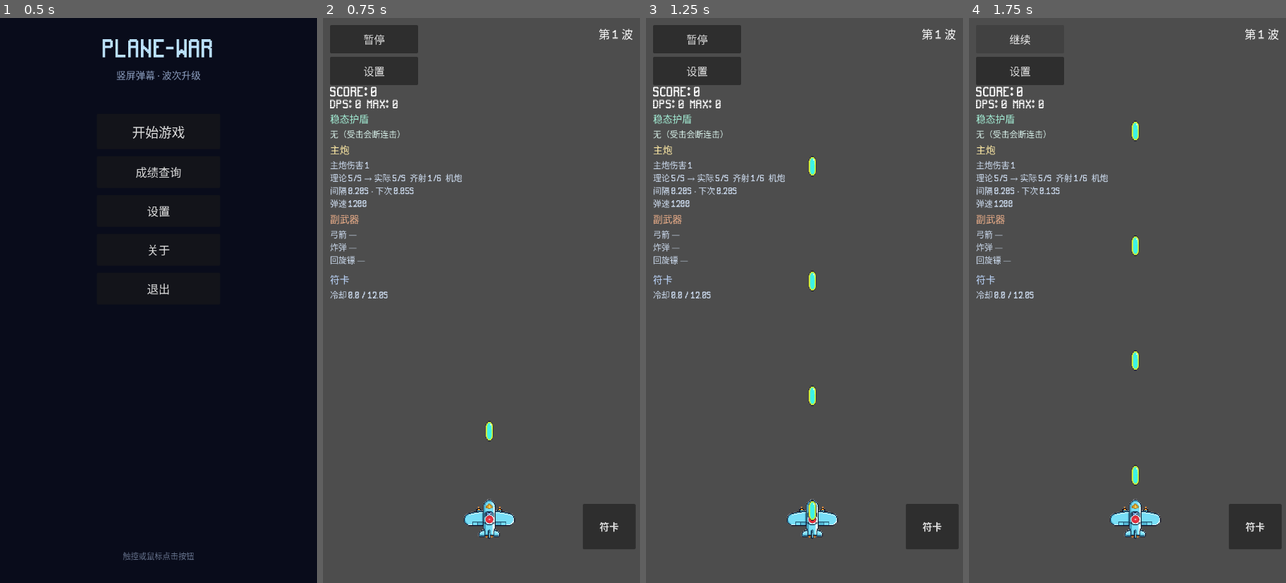
Above: before the commit, frames 1-4 (left to right).
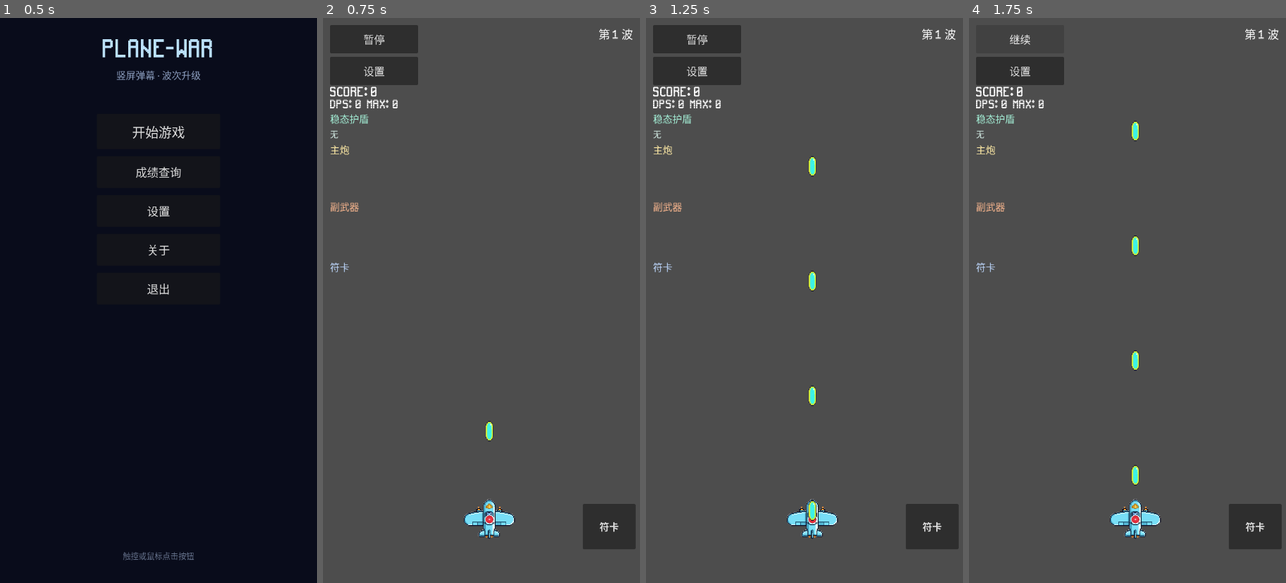
Above: after the commit, the same moments.

Repository: qingzhixing/plane-war
Game: Godot game, scene res://scenes/MainMenu.tscn
The game is run twice, just before and just after one commit, with the same random seed, the same clock (stepped at 60 frames per second) and the same inputs. Sound files missing from this copy of the repository are replaced by a short silence.
Inputs:
- Up to frame 1 (0.5 s): no input
- Up to frame 2 (0.75 s): click "开始游戏" at 0.5 s
- Up to frame 3 (1.25 s): no input
- Up to frame 4 (1.75 s): click "暂停" at 1.25 s

Frame 1 is identical in both runs. In frame 2, 1.2% of the frame differs, in the area x 2-44%, y 19-50%; in frame 3, 1.2%; in frame 4, 1.2%.

Commit message:
🐛 FIX: 射速不再误封顶50/s 连击倍率加快至75
Made-with: Cursor

Diff:
--- a/scripts/hud.gd
+++ b/scripts/hud.gd
@@ -28,6 +28,7 @@
 @onready var _combo_label: Label = %ComboLabel
 @onready var _dps_label: Label = %DpsLabel
 @onready var _shield_stats: Label = %ShieldStatsLabel
+@onready var _overflow_stats: Label = %OverflowStatsLabel
 @onready var _main_gun_stats: RichTextLabel = %MainGunStatsLabel
 @onready var _side_weapon_stats: RichTextLabel = %SideWeaponStatsLabel
 @onready var _spell_stats: RichTextLabel = %SpellStatsLabel
@@ -56,6 +57,8 @@
 	for n in [
 		get_node_or_null("Root/LeftStatsVBox/ShieldTitleLabel"),
 		_shield_stats,
+		get_node_or_null("Root/LeftStatsVBox/OverflowTitleLabel"),
+		_overflow_stats,
 		get_node_or_null("Root/LeftStatsVBox/MainGunTitleLabel"),
 		_main_gun_stats,
 		get_node_or_null("Root/LeftStatsVBox/SideWeaponTitleLabel"),
@@ -387,7 +390,7 @@
 
 
 func _update_stats_label() -> void:
-	if _main_gun_stats == null or _side_weapon_stats == null or _spell_stats == null or _shield_stats == null:
+	if _main_gun_stats == null or _side_weapon_stats == null or _spell_stats == null or _shield_stats == null or _overflow_stats == null:
 		return
 	const C_FR := "#ffcc66"
 	const C_BS := "#7eb8da"
@@ -429,15 +432,14 @@
 		else:
 			dmg_line += "%.1f" % eff_dmg
 		main_lines.append(dmg_line)
-		if _player.has_method("get_rof_overflow_damage_for_hud"):
-			var ov: float = float(_player.get_rof_overflow_damage_for_hud())
-			if ov > 0.05:
-				main_lines.append("[color=#ffcc66]攻速溢出 → +%.1f 攻[/color]" % ov)
 		var line1 := "理论 %.0f/s → 实际 %.0f/s" % [rof_theory, rof_actual]
 		if fr_mult > 1.009:
 			line1 += " [color=%s]×%.2f[/color]" % [C_FR, fr_mult]
-		if rof_theory > rof_actual + 1.0:
-			line1 += " [color=%s]封顶75[/color]" % C_FR
+		var cap_h: float = 75.0
+		if _player.get("max_main_rof") != null:
+			cap_h = float(_player.max_main_rof)
+		if rof_theory > cap_h + 1.0:
+			line1 += " [color=%s]封顶%.0f[/color]" % [C_FR, cap_h]
 		line1 += "  齐射 %d/%d  %s" % [bc, bmax, mode_str]
 		main_lines.append(line1)
 		main_lines.append("间隔 %.2fs · 下次 %.2fs" % [eff_iv, main_cd])
@@ -451,6 +453,23 @@
 		if bs_mult > 1.009:
 			spd_line += "  [color=%s]基数%.0f · 连击+%.0f%%[/color]" % [C_BS, base_spd, (bs_mult - 1.0) * 100.0]
 		main_lines.append(spd_line)
+		# 攻速溢出转化：独立统计块（与主炮块分开）
+		if _player.has_method("get_theoretical_main_rof") and _player.has_method("get_rof_overflow_damage_for_hud"):
+			var ov2: float = float(_player.get_rof_overflow_damage_for_hud())
+			var th2: float = float(_player.get_theoretical_main_rof())
+			if ov2 > 0.001:
+				var cap_r: float = 75.0
+				if _player.get("max_main_rof") != null:
+					cap_r = float(_player.max_main_rof)
+				var pct: float = (th2 - cap_r) / cap_r * 100.0
+				_overflow_stats.text = "理论射速 %.0f/s（实际 %.0f/s）\n溢出 %.1f%% · 1%%→0.02 伤\n转化攻击 +%.2f" % [th2, cap_r, pct, ov2]
+			else:
+				var cap2: float = 75.0
+				if _player.get("max_main_rof") != null:
+					cap2 = float(_player.max_main_rof)
+				_overflow_stats.text = "无（理论 %.0f/s ≤ %.0f/s）" % [th2, cap2]
+		else:
+			_overflow_stats.text = "—"
 		if _player.has_method("has_weapon_unlocked") and _player.has_weapon_unlocked("arrow"):
 			var ar := float(_player.arrow_auto_interval) if "arrow_auto_interval" in _player else 1.4
 			var ar_rem := 0.0
--- a/scripts/player.gd
+++ b/scripts/player.gd
@@ -55,8 +55,8 @@
 var _has_shield: bool = false
 var _shield_node: Node2D
 const _PlayerShieldScene := preload("res://scenes/vfx/PlayerShield.tscn")
-## 主炮射速上限（发/秒）；实际射速封顶，超出比例折算为攻击力
-const _MAX_MAIN_ROF: float = 75.0
+## 主炮射速上限（发/秒）；可在编辑器覆盖
+@export var max_main_rof: float = 75.0
 ## 相对 75/s 每溢出 1% → 主炮 +0.02 伤害（进乘区前）
 const _ROF_OVERFLOW_DAMAGE_PER_PCT: float = 0.02
 var _rof_overflow_damage: float = 0.0
@@ -148,22 +148,23 @@
 	global_position = clamped
 
 func _main_rof() -> float:
-	return _combo_fire_rate_mult / maxf(0.02, fire_interval)
+	# 分母勿用 0.02 下限，否则 0.2s×倍率10 会被算成封顶 50/s
+	return _combo_fire_rate_mult / maxf(0.00001, fire_interval)
 
 
 func _recompute_rof_overflow_damage() -> void:
 	var raw: float = _main_rof()
-	if raw <= _MAX_MAIN_ROF + 0.001:
+	if raw <= max_main_rof + 0.001:
 		_rof_overflow_damage = 0.0
 		return
-	var overflow_pct: float = (raw - _MAX_MAIN_ROF) / _MAX_MAIN_ROF * 100.0
+	var overflow_pct: float = (raw - max_main_rof) / max_main_rof * 100.0
 	_rof_overflow_damage = overflow_pct * _ROF_OVERFLOW_DAMAGE_PER_PCT
 
 
 func _effective_shot_interval() -> float:
 	var iv := fire_interval / maxf(0.1, _combo_fire_rate_mult)
-	if _main_rof() > _MAX_MAIN_ROF:
-		return 1.0 / _MAX_MAIN_ROF
+	if _main_rof() > max_main_rof:
+		return 1.0 / max_main_rof
 	return iv
 
 
@@ -403,7 +404,8 @@
 		_combo_damage_bonus = 1
 	else:
 		# 连击倍率不封顶；理论射速 = 倍率/间隔，实际出手仍 75/s，溢出按 %→伤害
-		const FIRE_PER_TIER: float = 0.5
+		# 默认间隔 0.2 → 75/s 需倍率≥15；每档 +1.2 约 12 档到顶（约 1200 连）
+		const FIRE_PER_TIER: float = 1.2
 		var extra_tiers: int = tier - 3
 		_combo_fire_rate_mult = 1.45 + FIRE_PER_TIER * float(extra_tiers)
 		_combo_bullet_speed_mult = 1.15
